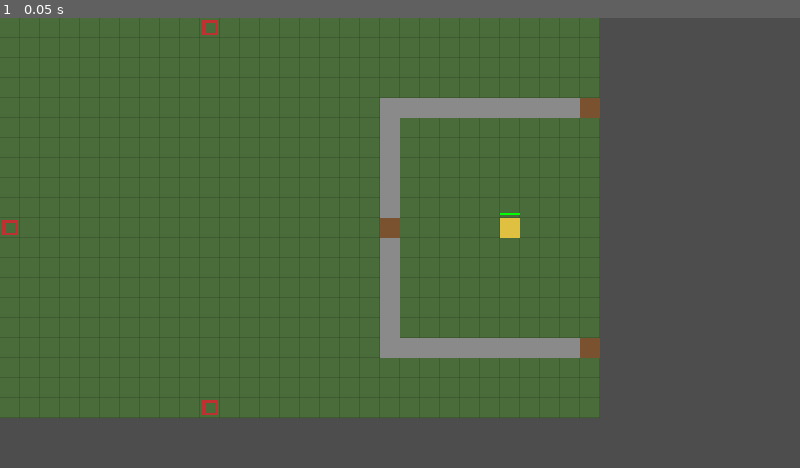
Above: before the commit, frame 1.
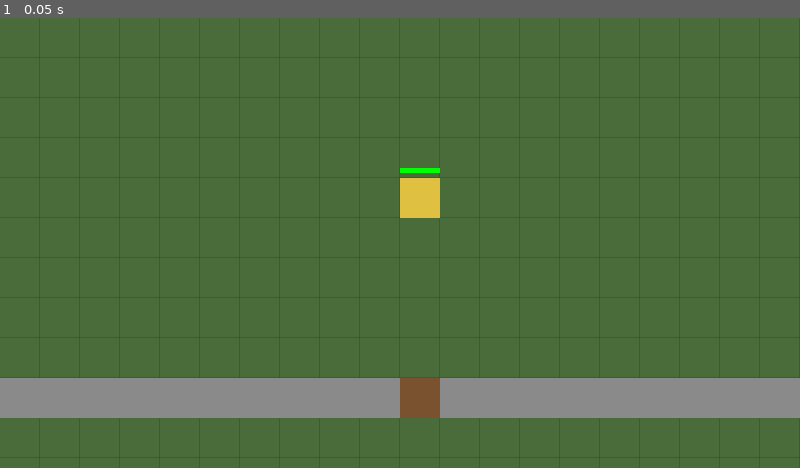
Above: after the commit, the same moment.

Repository: h102-log/td-proj
Game: Godot game, scene res://src/main.tscn
Two runs of this game, one before a commit and one after it. Both use one fixed random seed, a clock stepped at 60 frames per second and the inputs below.
Inputs:
- Up to frame 1 (0.05 s): no input

The runs differ from the first frame. In frame 1, 44% of the frame differs, in the area x 0-100%, y 0-100%.

Commit message:
상하 구도 시험 스테이지와 카메라 줌·가장자리 스크롤 (WBS 2.2a)
사용자 결정(2026-10-12): 맵은 위아래 구도(마을 위, 적은 아래에서), 도트는 16px 그대로 두고
카메라로 크게 본다, 줌은 휠로 1·2·3배 정수배 단계(기본 2배), 이동은 화면 가장자리 스크롤.

- src/main.gd: W1 시험 스테이지를 40×32 위아래 구도로 바꿈. 가로 성곽 + 정문 1 + 양 끝 쪽문 2
- src/ui/camera.gd: 커서 기준 정수배 줌, 가장자리 스크롤, 맵 밖을 보이지 않게 가둠
- tests/unit/gd/runner.gd: 테스트를 첫 프레임에 돌린다(_initialize 때는 root가 트리 밖이라 노드 테스트가 안 됨)
- tests/unit/gd/test_camera_zoom_and_bounds.gd: 줌 단계, 커서 아래 지점 유지, 맵 밖 안 보임
- SPEC.md: S51~S53·I50 추가, U8 확정, §3.1 위치(밀린 줄 번호 포함)
- WBS.md: 2.2a 행 추가

Co-Authored-By: Claude Opus 5.5 <noreply@anthropic.com>
Claude-Session: https://claude.ai/code/session_01A6xWuyz8mf2yiEzrL4Px7g

Diff:
--- a/src/main.gd
+++ b/src/main.gd
@@ -3,24 +3,27 @@
 
 const Battle := preload("res://src/sim/battle.gd")
 const BattleView := preload("res://src/ui/battle_view.gd")
+const Camera := preload("res://src/ui/camera.gd")
 
 func _ready() -> void:
 	var view := BattleView.new()
 	view.battle = Battle.new(stage())
 	add_child(view)
+	var cam := Camera.new()
+	cam.map_px = Vector2(view.battle.size * BattleView.CELL)
+	cam.position = Vector2(view.battle.base.cell * BattleView.CELL)
+	add_child(cam)
 
-# W1 시험 스테이지(30×20). 마을은 오른쪽 가장자리에 붙고 ㄷ자 성곽이 감싼다.
+# W1 시험 스테이지(40×32, S51 위아래 구도). 위쪽 마을을 가로 성곽이 막고, 적은 아래쪽 가장자리에서 온다.
 static func stage() -> Dictionary:
-	var gates := [Vector2i(19, 10), Vector2i(29, 4), Vector2i(29, 16)]  # 정문, 양 끝 쪽문
+	var gates := [Vector2i(0, 9), Vector2i(20, 9), Vector2i(39, 9)]  # 쪽문, 정문, 쪽문
 	var walls := []
-	for y in range(4, 17):
-		walls.append(Vector2i(19, y))
-	for x in range(20, 30):
-		walls.append(Vector2i(x, 4))
-		walls.append(Vector2i(x, 16))
+	for x in 40:
+		if Vector2i(x, 9) not in gates:
+			walls.append(Vector2i(x, 9))
 	return {
-		"size": Vector2i(30, 20), "base": Vector2i(25, 10), "base_hp": 100,
-		"spawns": [Vector2i(0, 10), Vector2i(10, 0), Vector2i(10, 19)],
+		"size": Vector2i(40, 32), "base": Vector2i(20, 4), "base_hp": 100,
+		"spawns": [Vector2i(6, 31), Vector2i(20, 31), Vector2i(33, 31)],
 		# ponytail: 체력은 임시값이다. 성문이 성벽보다 약해야 한다는 것(I41)만 지킨다. 수치는 3.1 밸런스에서 정한다
-		"castle": {"walls": walls.filter(func(c): return c not in gates), "gates": gates, "wall_hp": 300, "gate_hp": 150},
+		"castle": {"walls": walls, "gates": gates, "wall_hp": 300, "gate_hp": 150},
 	}
--- /dev/null
+++ b/src/ui/camera.gd
@@ -0,0 +1,48 @@
+extends Camera2D
+# 마우스 휠로 1·2·3배 정수배 줌(S52), 창 가장자리에 마우스를 대면 그쪽으로 이동(S53). 맵 밖은 보이지 않는다(I50).
+
+const ZOOMS := [1, 2, 3]
+const EDGE := 8.0       # 가장자리로 치는 폭(화면 px)
+const SPEED := 320.0    # 초당 이동 거리(화면 px)
+
+var map_px: Vector2     # 맵 크기(월드 px)
+var level := 1          # ZOOMS의 인덱스, 기본 2배
+var mouse_in := false
+
+func _ready() -> void:
+	zoom = Vector2.ONE * ZOOMS[level]
+	get_window().mouse_entered.connect(func(): mouse_in = true)
+	get_window().mouse_exited.connect(func(): mouse_in = false)
+	pan(Vector2.ZERO, 0.0)
+
+func _unhandled_input(event: InputEvent) -> void:
+	if event is InputEventMouseButton and event.pressed:
+		if event.button_index == MOUSE_BUTTON_WHEEL_UP:
+			zoom_at(1, event.position)
+		elif event.button_index == MOUSE_BUTTON_WHEEL_DOWN:
+			zoom_at(-1, event.position)
+
+func _process(delta: float) -> void:
+	if not mouse_in or not get_window().has_focus():
+		return
+	var m := get_viewport().get_mouse_position()
+	var v := get_viewport_rect().size
+	var dir := Vector2(int(m.x > v.x - EDGE) - int(m.x < EDGE), int(m.y > v.y - EDGE) - int(m.y < EDGE))
+	if dir != Vector2.ZERO:
+		pan(dir, delta)
+
+# dir 방향으로 delta초만큼 옮기고 맵 안에 가둔다
+func pan(dir: Vector2, delta: float) -> void:
+	var half := get_viewport_rect().size / 2 / zoom.x
+	position = (position + dir * SPEED * delta / zoom.x).clamp(half, map_px - half)
+
+# 커서 아래 월드 지점이 그대로 있게 확대 단계를 바꾼다
+func zoom_at(step: int, cursor: Vector2) -> void:
+	var next := clampi(level + step, 0, ZOOMS.size() - 1)
+	if next == level:
+		return
+	var off := cursor - get_viewport_rect().size / 2
+	position += off / zoom.x - off / ZOOMS[next]
+	level = next
+	zoom = Vector2.ONE * ZOOMS[level]
+	pan(Vector2.ZERO, 0.0)
--- a/tests/unit/gd/runner.gd
+++ b/tests/unit/gd/runner.gd
@@ -2,9 +2,10 @@
 # 자체 테스트 실행기: `-- <res:// 경로>`로 받은 파일의 test_로 시작하는 함수를 모두 돌리고 종료 코드로 알린다.
 # test 함수는 통과면 "", 실패면 이유 문자열을 돌려준다. 런타임 오류로 null이 오면 실패다.
 
+var started := false
 var done := false
 
-func _initialize() -> void:
+func _run() -> void:
 	var path: String = OS.get_cmdline_user_args()[0]
 	var script = load(path)
 	if script == null or not script.can_instantiate():
@@ -32,9 +33,13 @@
 		printerr("FAIL: ", why)
 	quit(0 if fails == 0 else 1)
 
-# _initialize가 결과 없이 중단돼도 첫 프레임에서 실패로 끝낸다(무한 대기 방지)
+# 첫 프레임에 돌린다(_initialize 때는 root가 아직 트리 밖이라 노드 테스트가 안 된다).
+# _run이 결과 없이 중단되면 다음 프레임에서 실패로 끝낸다(무한 대기 방지).
 func _process(_delta: float) -> bool:
-	if not done:
+	if not started:
+		started = true
+		_run()
+	elif not done:
 		printerr("FAIL: 실행기가 결과 없이 중단됐다")
 		quit(1)
 	return false
--- /dev/null
+++ b/tests/unit/gd/test_camera_zoom_and_bounds.gd
@@ -0,0 +1,53 @@
+extends RefCounted
+# 카메라 줌 단계와 이동 범위를 본다(WBS 2.2a).
+# 지키는 요구:
+#   S52. 플레이어는 마우스 휠로 화면을 1×·2×·3× 정수배 단계로 확대·축소한다. 기본 배율은 2×다.
+#   I50. 확대·축소는 커서 아래 지점을 기준으로 한다. 카메라는 맵 밖을 보여 주지 않고, ...
+
+const MAP := Vector2(640, 512)
+
+func _cam():
+	var cam = load("res://src/ui/camera.gd").new()
+	cam.map_px = MAP
+	cam.position = MAP / 2
+	Engine.get_main_loop().root.add_child(cam)
+	return cam
+
+# 커서 아래에 있는 월드 지점
+func _under(cam, cursor: Vector2) -> Vector2:
+	return cam.position + (cursor - cam.get_viewport_rect().size / 2) / cam.zoom.x
+
+func test_wheel_zoom_steps_between_1x_and_3x():
+	var cam = _cam()
+	var c = cam.get_viewport_rect().size / 2
+	var seen := [cam.zoom.x]
+	for step in [1, 1, -1, -1, -1, -1]:
+		cam.zoom_at(step, c)
+		seen.append(cam.zoom.x)
+	cam.free()
+	return "" if seen == [2.0, 3.0, 3.0, 2.0, 1.0, 1.0, 1.0] else "배율이 %s 순서로 바뀌었다" % [seen]
+
+func test_zoom_keeps_point_under_cursor():
+	var cam = _cam()
+	var cursor := Vector2(500, 100)
+	var before := _under(cam, cursor)
+	cam.zoom_at(1, cursor)
+	var after := _under(cam, cursor)
+	cam.free()
+	return "" if before.is_equal_approx(after) else "커서 아래 지점이 %s에서 %s로 바뀌었다" % [before, after]
+
+func test_camera_never_shows_outside_map():
+	var cam = _cam()
+	var c = cam.get_viewport_rect().size / 2
+	for z in [-1, 0, 1]:
+		cam.zoom_at(z, c)
+		for dir in [Vector2(-1, -1), Vector2(1, 1)]:
+			cam.pan(dir, 100.0)
+			var half = cam.get_viewport_rect().size / 2 / cam.zoom.x
+			var view := Rect2(cam.position - half, half * 2)
+			if not Rect2(Vector2.ZERO, MAP).encloses(view):
+				var why := "배율 %s에서 보이는 영역 %s가 맵 밖으로 나갔다" % [cam.zoom.x, view]
+				cam.free()
+				return why
+	cam.free()
+	return ""
Not shown, added: src/ui/camera.gd.uid
Not shown, added: tests/unit/gd/test_camera_zoom_and_bounds.gd.uid
Not shown, changed: SPEC.md
Not shown, changed: WBS.md
